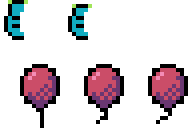
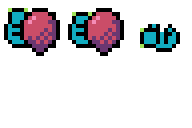
Before/after of a 192px x 128px layered artwork. What changed in the layer stack:
renamed "Char_Bob_1" to "Char_Bob_0", painted on it over (x1=68, y1=4, x2=124, y2=56)
added layer "Char_Bob_0" (2nd of 3) above "Char_Bob_0" over (x1=140, y1=24, x2=180, y2=52)
painted on "Char_Bob_0" (3rd of 3) over (x1=4, y1=0, x2=60, y2=56)
removed layer "Balloon_Move_1" over (x1=148, y1=64, x2=188, y2=124)
removed layer "Balloon_Move_0" over (x1=84, y1=64, x2=124, y2=124)
removed layer "Balloon_Idle" over (x1=20, y1=64, x2=60, y2=128)
